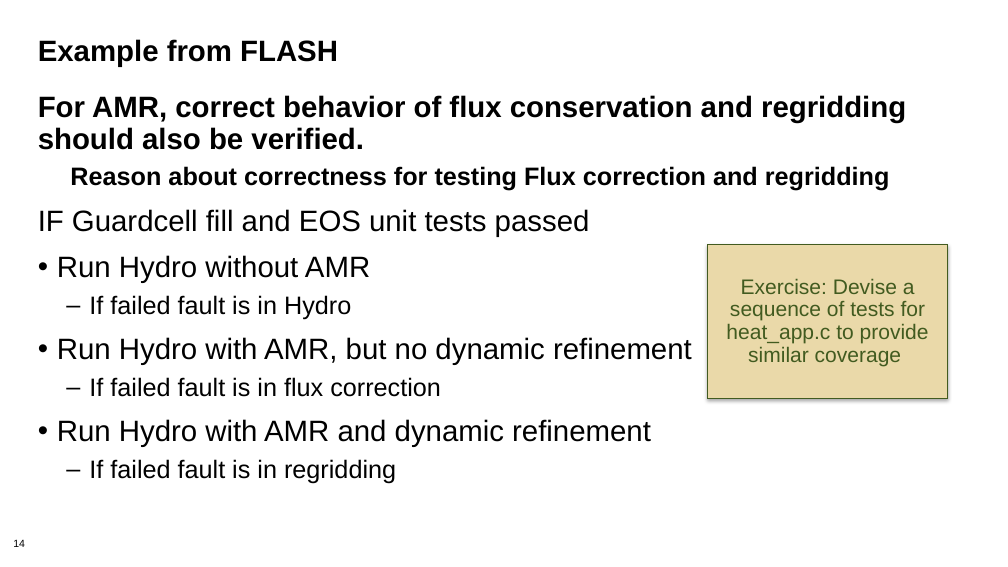
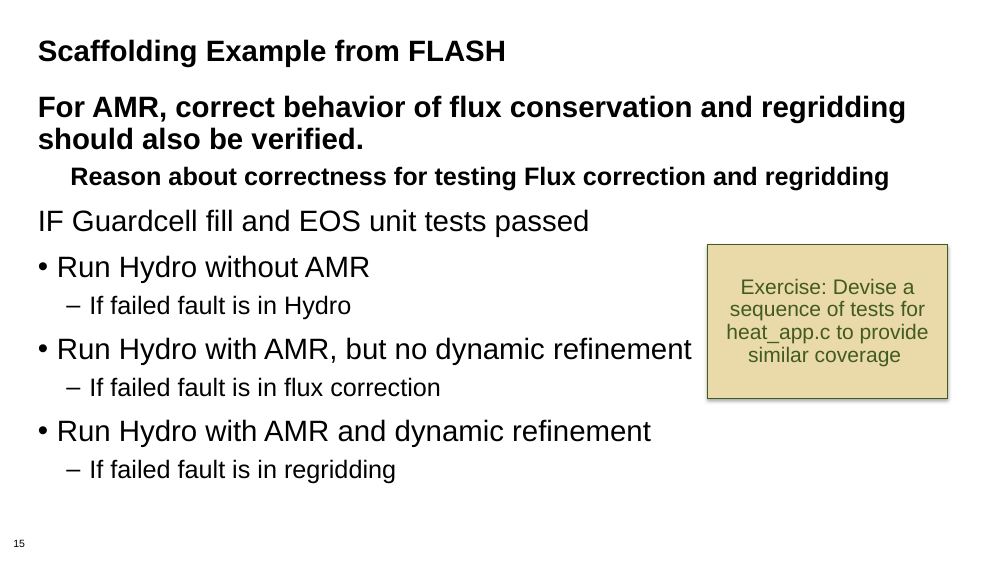
Before and after one commit to betterscientificsoftware/bssw-tutorial, a slide deck: slide 15 of presentations/05-testing.pptx (slide 14 before the commit). Drawn at 1008x567 pixels with LibreOffice and Linux fonts; fonts in the diff are those of the drawing; background and template pictures are left out. Boxes give left, top, right and bottom in pixels: in the first picture for what was removed or moved away, otherwise in the second. Text is boxed around its words. In the diff, an @@ line names an element or a change of style, - is before the commit and + after.

```diff
--- a/presentations/05-testing.pptx
+++ b/presentations/05-testing.pptx
@@ title at <box>38,39,506,67</box>: text changed @@
-Example from FLASH
+Scaffolding Example from FLASH
@@ page number at <box>13,539,25,547</box>: text changed @@
-14
+15
```
Also in this commit, not shown: 5 other slides changed, 1 slide added, 1 other file.
